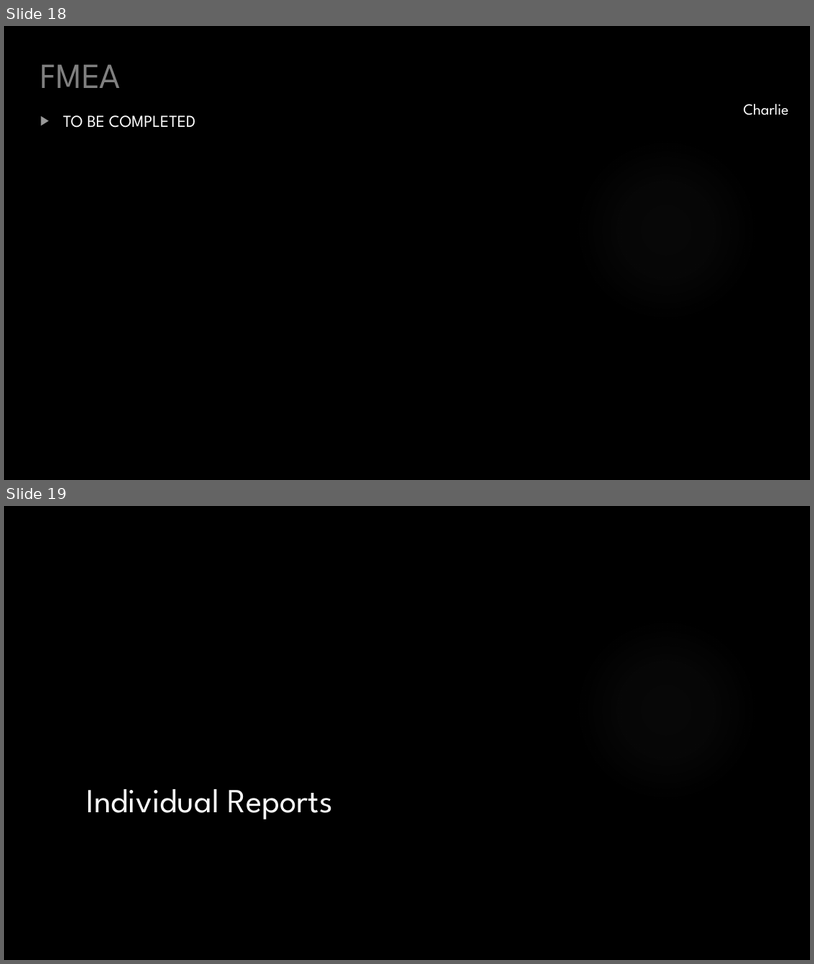
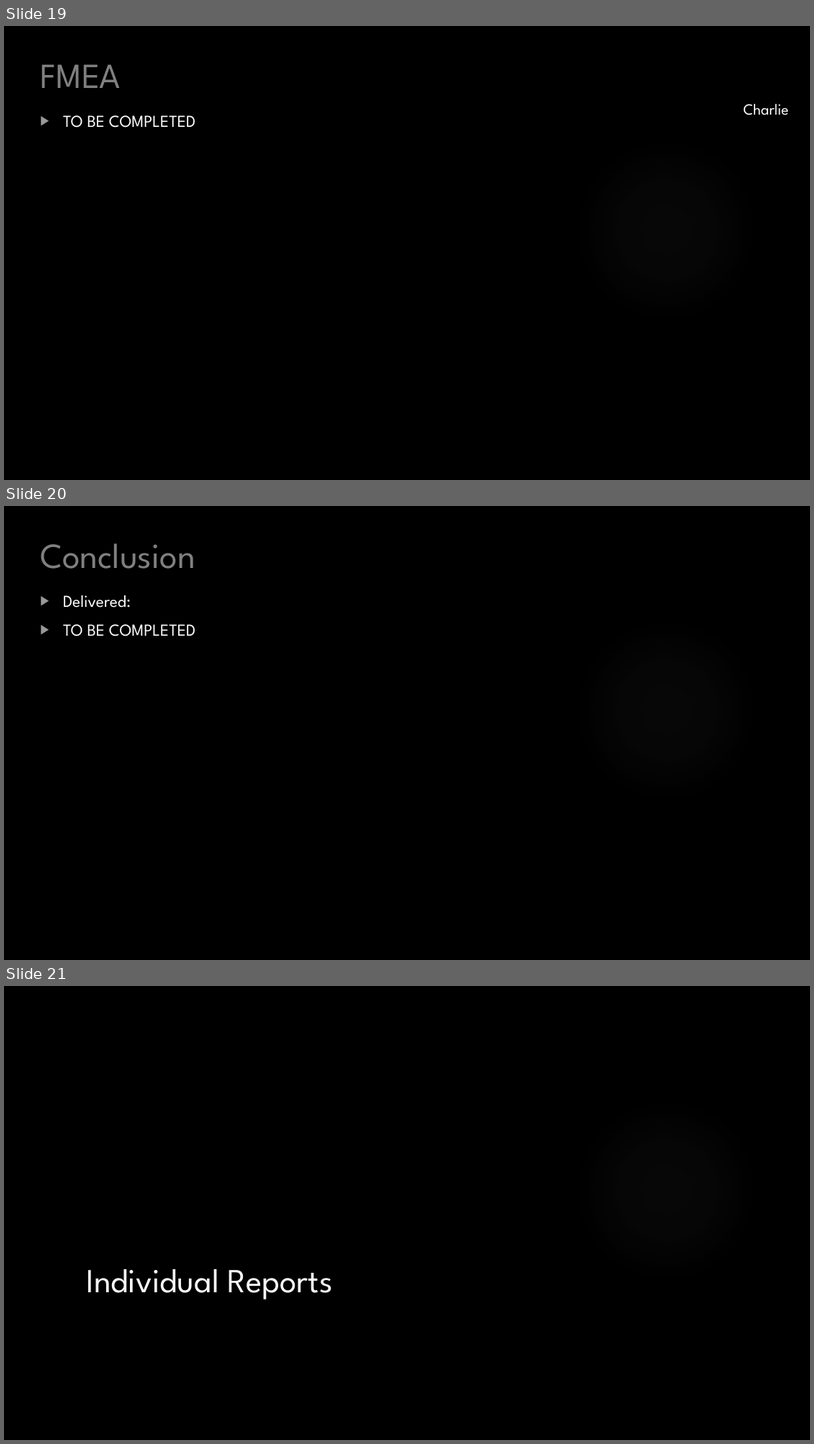
Before and after one commit to HASP-UMN/CubeSat, a slide deck: Presentations/CDR_Presentation.pptx. Shown one above the other, each under a label of ours: slides 18 and 19 before the commit, slides 19, 20 and 21 after it. The pictures are 814x964 and 814x1444 pixels, drawn with LibreOffice and Linux fonts; fonts in the diff are those of the drawing; background and template pictures are left out. Boxes give left, top, right and bottom in pixels: in the first picture for what was removed or moved away, otherwise in the second. Text is boxed around its words. In the diff, an @@ line names an element or a change of style, - is before the commit and + after.

```diff
--- a/Presentations/CDR_Presentation.pptx
+++ b/Presentations/CDR_Presentation.pptx
@@ slide 20 added at (4, 506, 810, 960), background picture (left out); not listed: 1 template element that a slide beside it also shows @@
@@ title added at (40, 543, 195, 569), 42 pt, text #808080 @@
+Conclusion
@@ text added at (63, 595, 196, 636), 20 pt, text #FFFFFF @@
+▶ Delivered:
+▶ TO BE COMPLETED
@@ what was slide 18 is now slide 19 @@
@@ what was slide 19 is now slide 21 @@
```
Also in this commit, not shown: 1 other slide added.
